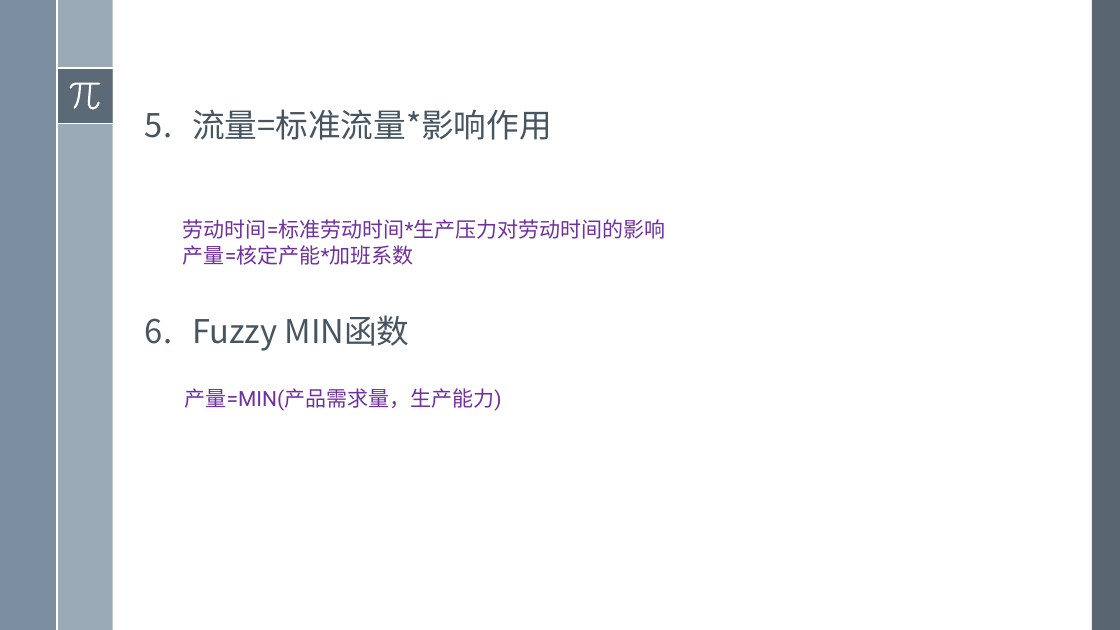
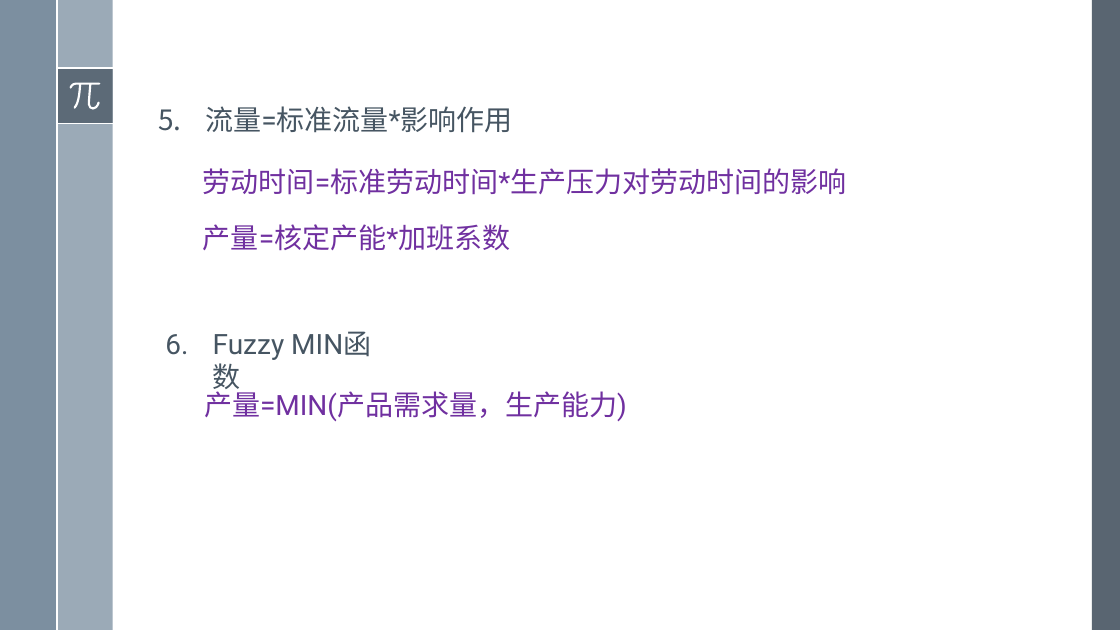
Before and after one commit to exoplanetX/SystemDynamics, a slide deck: slide 10 of 系统仿真-15-决策规则.pptx. Drawn at 1120x630 pixels with LibreOffice and Linux fonts; fonts in the diff are those of the drawing. Boxes give left, top, right and bottom in pixels: in the first picture for what was removed or moved away, otherwise in the second. Text is boxed around its words. In the diff, an @@ line names an element or a change of style, - is before the commit and + after.

```diff
--- a/系统仿真-15-决策规则.pptx
+++ b/系统仿真-15-决策规则.pptx
@@ text "流量=标准流量*影响作用": place and size @@
-text "流量=标准流量*影响作用" at box(192, 109, 552, 351)
+text "流量=标准流量*影响作用" at box(205, 106, 513, 133)
@@ text "流量=标准流量*影响作用" at box(205, 106, 513, 133): size 28 to 24 pt, font Noto Sans CJK SC to Roboto; line spacing 0.9 to 1; less space between paragraphs @@
@@ text "劳动时间=标准劳动时间*生产压力对劳动时间的影响" at box(203, 168, 847, 195): size 18 to 24 pt @@
@@ text "劳动时间=标准劳动时间*生产压力对劳动时间的影响": place and size @@
-text "劳动时间=标准劳动时间*生产压力对劳动时间的影响" at box(183, 219, 666, 265)
+text "劳动时间=标准劳动时间*生产压力对劳动时间的影响" at box(203, 168, 847, 195)
@@ text added at box(203, 224, 511, 251), 24 pt, text #7030A0 @@
+产量=核定产能*加班系数
@@ text at box(183, 245, 414, 265): paragraph removed @@
-产量=核定产能*加班系数
@@ text at box(192, 315, 410, 351): paragraph removed @@
-6. Fuzzy MIN函数
@@ text added at box(213, 334, 285, 360), 24 pt, text #465562 @@
+6. Fuzzy MIN函数
@@ text "产量=MIN(产品需求量，生产能力)": place and size @@
-text "产量=MIN(产品需求量，生产能力)" at box(185, 388, 502, 411)
+text "产量=MIN(产品需求量，生产能力)" at box(204, 387, 627, 421)
@@ text "产量=MIN(产品需求量，生产能力)" at box(204, 387, 627, 421): size 18 to 24 pt @@
```
Also in this commit, not shown: 8 other slides changed.
